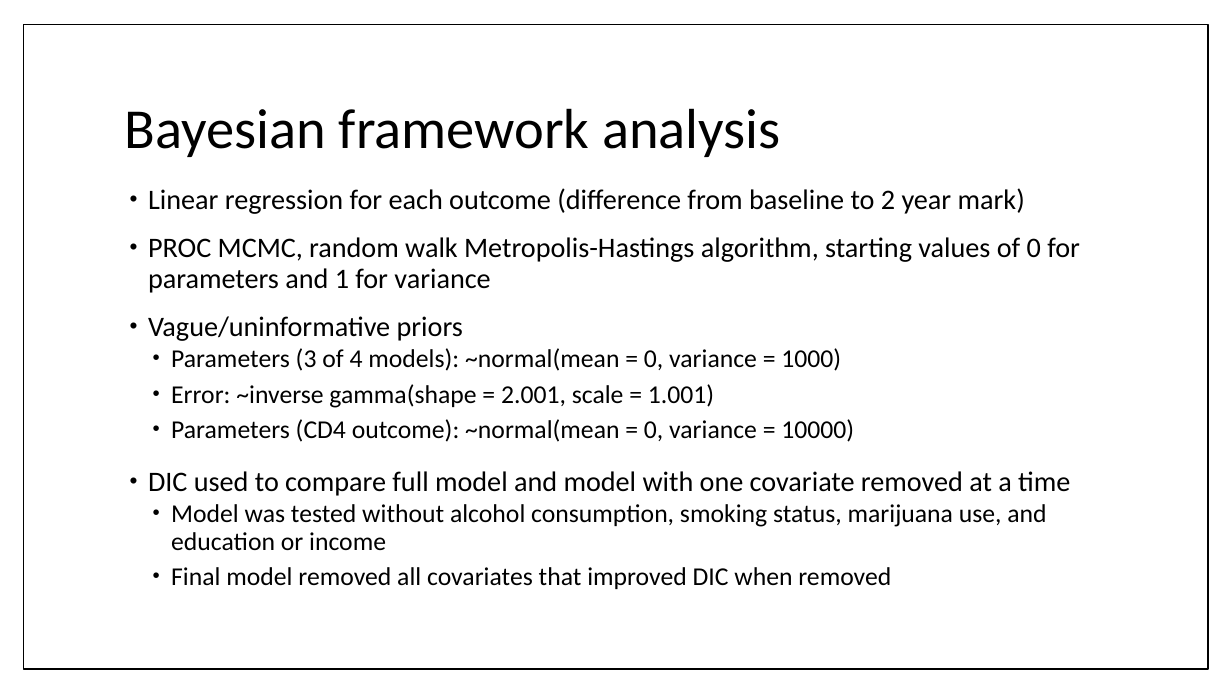
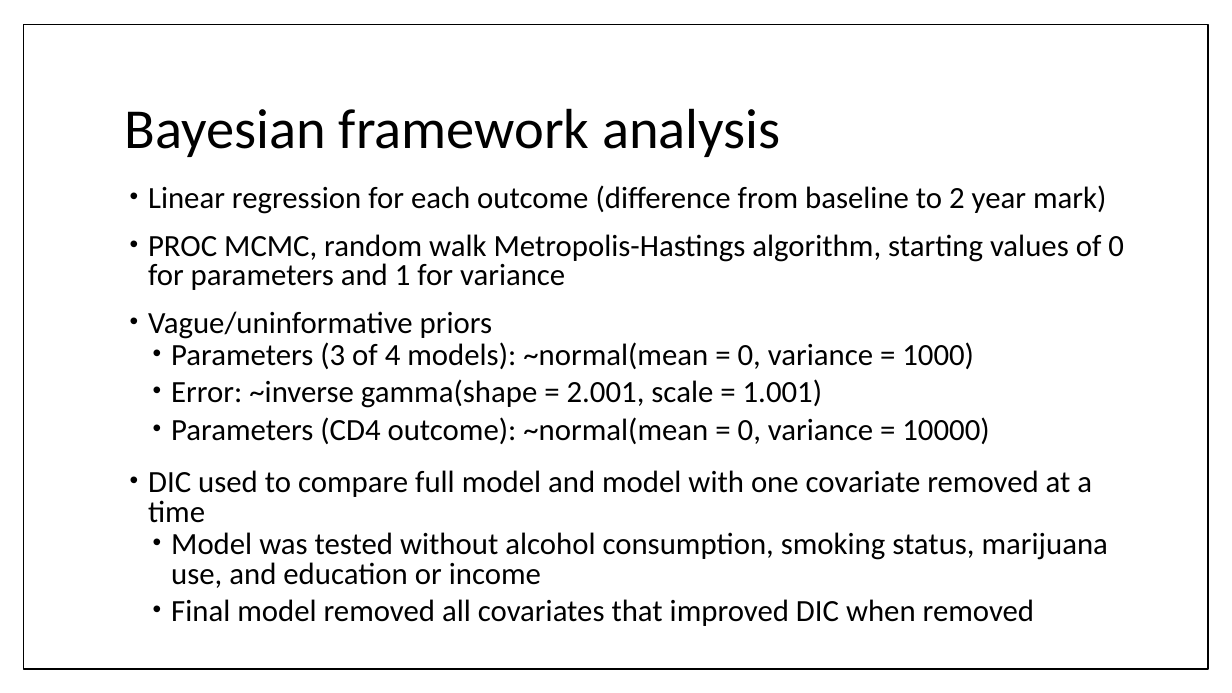
Before and after one commit to johnsra3/bios6623-johnsra3, a slide deck: slide 4 of Project1/Reports/Project 1 Final Presentation.pptx. Drawn at 1232x693 pixels with LibreOffice and Linux fonts; fonts in the diff are those of the drawing. Boxes give left, top, right and bottom in pixels: in the first picture for what was removed or moved away, otherwise in the second. Text is boxed around its words. In the diff, an @@ line names an element or a change of style, - is before the commit and + after.

```diff
--- a/Project1/Reports/Project 1 Final Presentation.pptx
+++ b/Project1/Reports/Project 1 Final Presentation.pptx
@@ text "Linear regression for each outcome ..." at <box>148,185,1124,626</box>: size 22 to 24 pt in "Linear regression for each outcome (difference from ...", "PROC MCMC, random walk Metropolis-Hastings algorithm, starti ...", "Vague/uninformative priors", "DIC used to compare full model and ..."; size 20 to 24 pt in "Parameters (3 of 4 models): ~normal(mean = ...", "Error: ~inverse gamma(shape = 2.001, scale = ...", "Parameters (CD4 outcome): ~normal(mean = 0, variance ...", "Model was tested without alcohol consumption, smoking ..." and 1 more places; line spacing 0.9 to 0.8 @@
```
Also in this commit, not shown: 4 other slides changed, 1 slide added, 1 slide removed, 1 other file.
